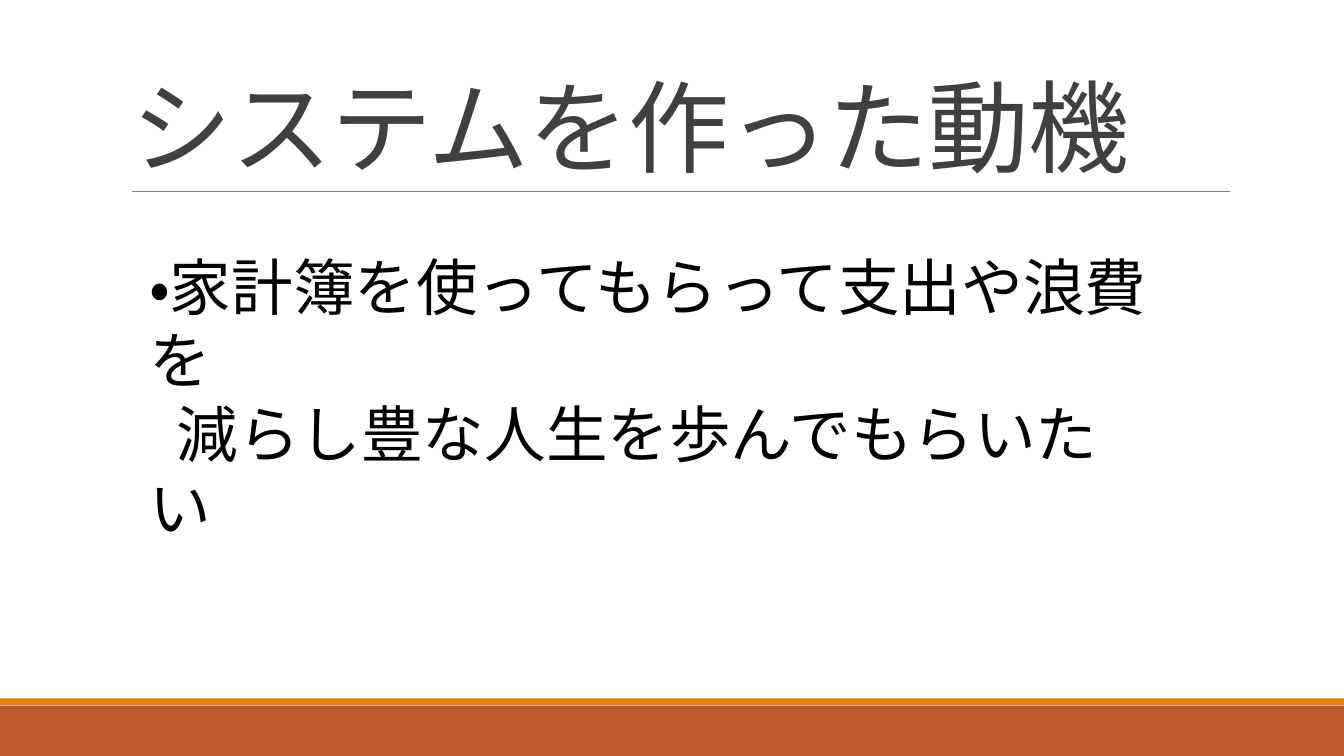
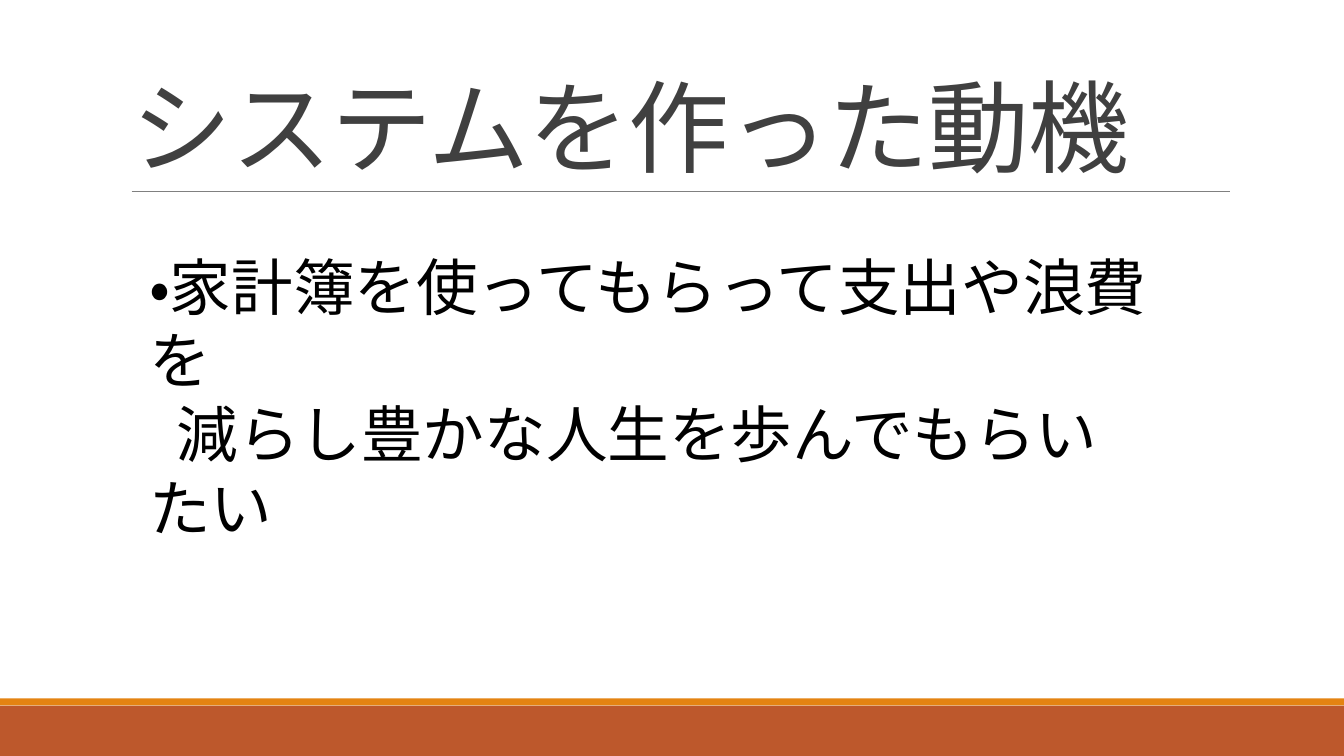
Before and after one commit to ShunjiYamamoto/groupA, a slide deck: slide 5 of 9.発表資料/グループ開発_Aグループ発表資料.pptx. Drawn at 1344x756 pixels with LibreOffice and Linux fonts; fonts in the diff are those of the drawing. Boxes give left, top, right and bottom in pixels: in the first picture for what was removed or moved away, otherwise in the second. Text is boxed around its words. In the diff, an @@ line names an element or a change of style, - is before the commit and + after.

```diff
--- a/9.発表資料/グループ開発_Aグループ発表資料.pptx
+++ b/9.発表資料/グループ開発_Aグループ発表資料.pptx
@@ text at (149, 405, 1098, 533): text changed @@
-減らし豊な人生を歩んでもらいたい
+減らし豊かな人生を歩んでもらいたい
```
Also in this commit, not shown: 2 other slides changed.
